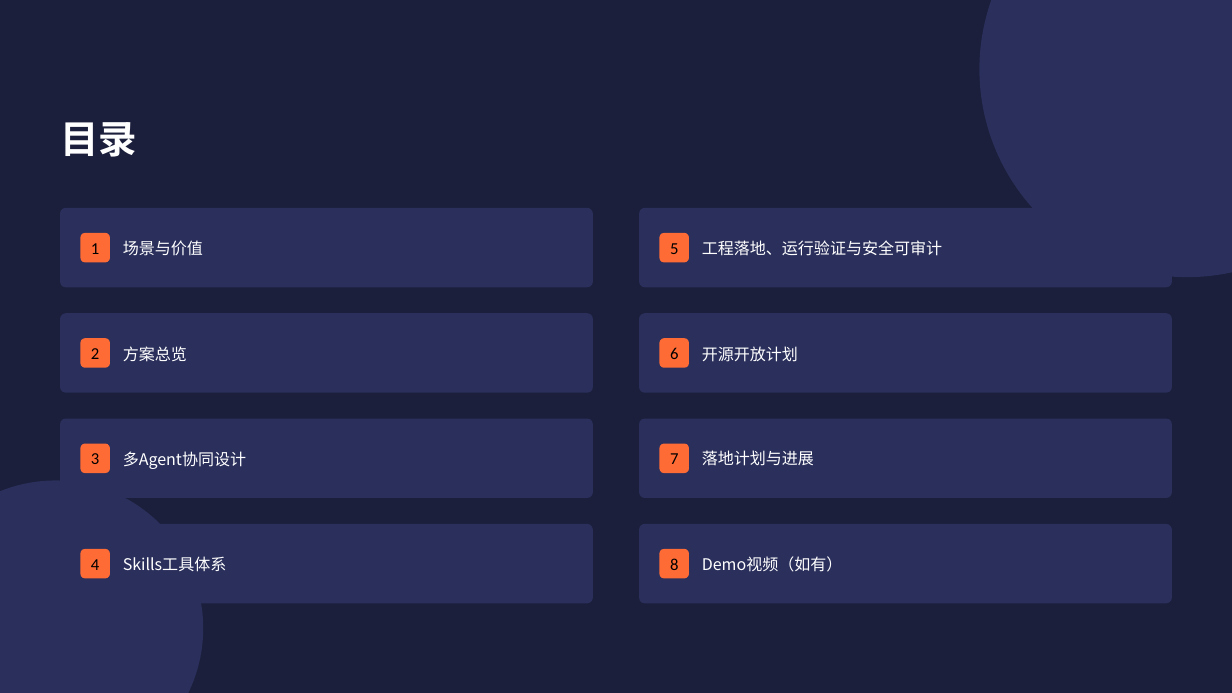
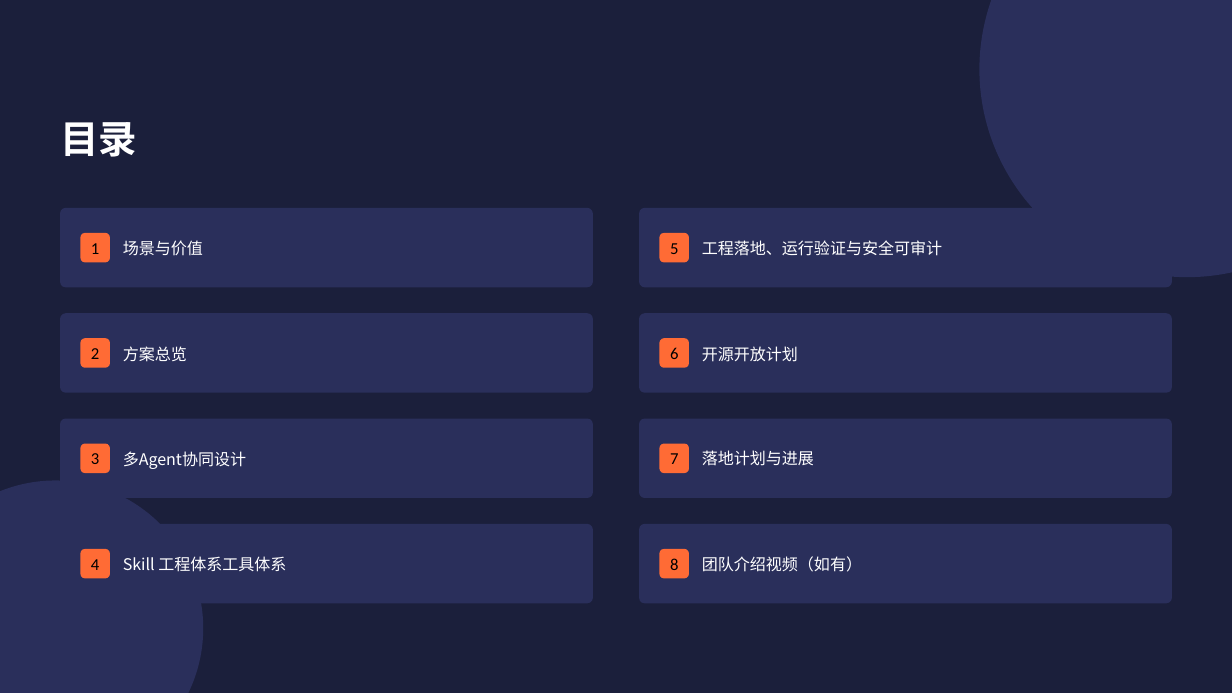
Before and after one commit to libo9922/edge-aiops-demo, a slide deck: slide 3 of docs/edge-aiops-submission.pptx. Drawn at 1232x693 pixels with LibreOffice and Linux fonts; fonts in the diff are those of the drawing. Boxes give left, top, right and bottom in pixels: in the first picture for what was removed or moved away, otherwise in the second. Text is boxed around its words. In the diff, an @@ line names an element or a change of style, - is before the commit and + after.

```diff
--- a/docs/edge-aiops-submission.pptx
+++ b/docs/edge-aiops-submission.pptx
@@ text at bbox=[123, 556, 286, 572]: text changed @@
-Skills工具体系
+Skill 工程体系工具体系
@@ text at bbox=[702, 556, 862, 572]: text changed @@
-Demo视频（如有）
+团队介绍视频（如有）
```
Also in this commit, not shown: 4 other slides changed, 1 other file.
